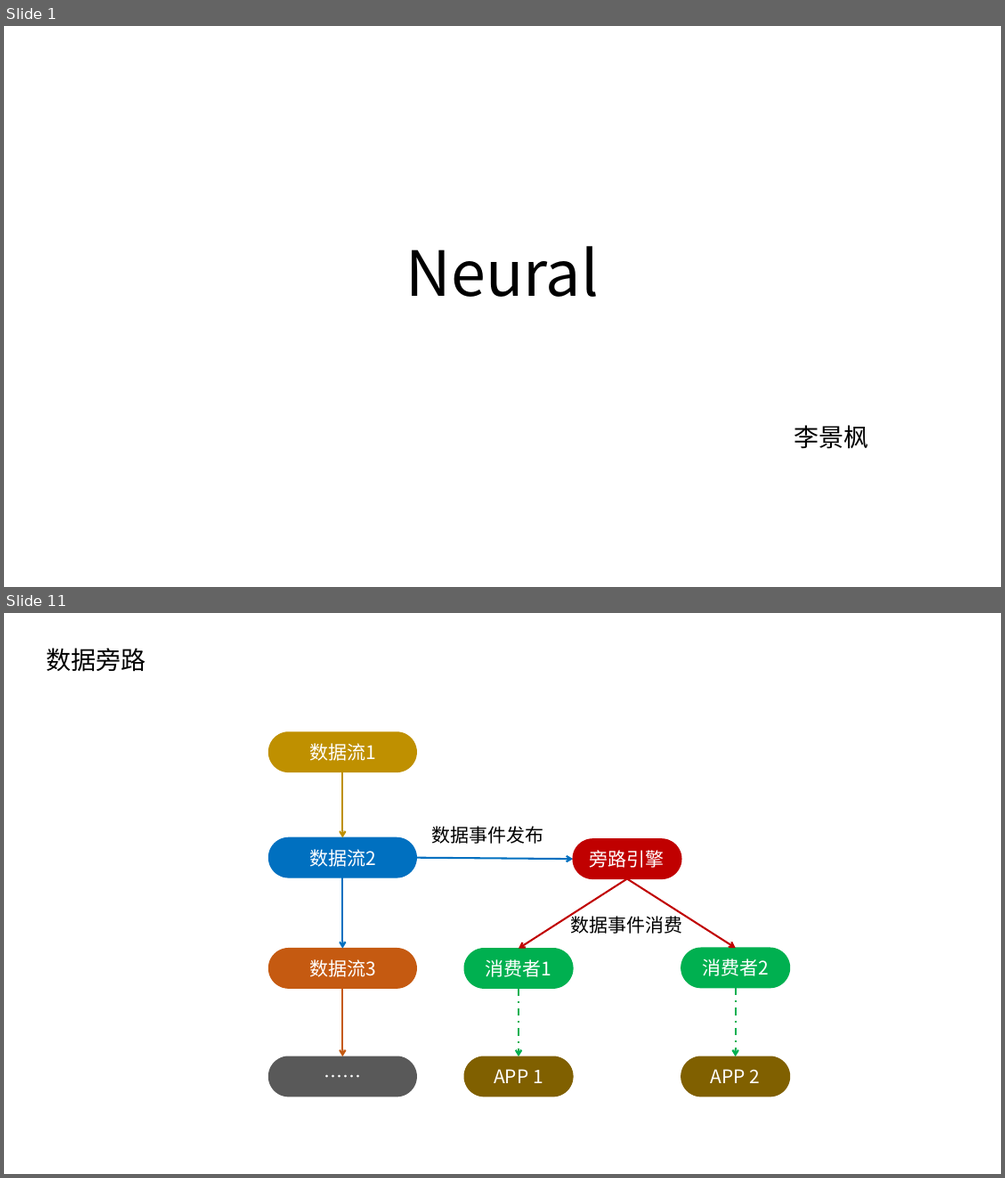
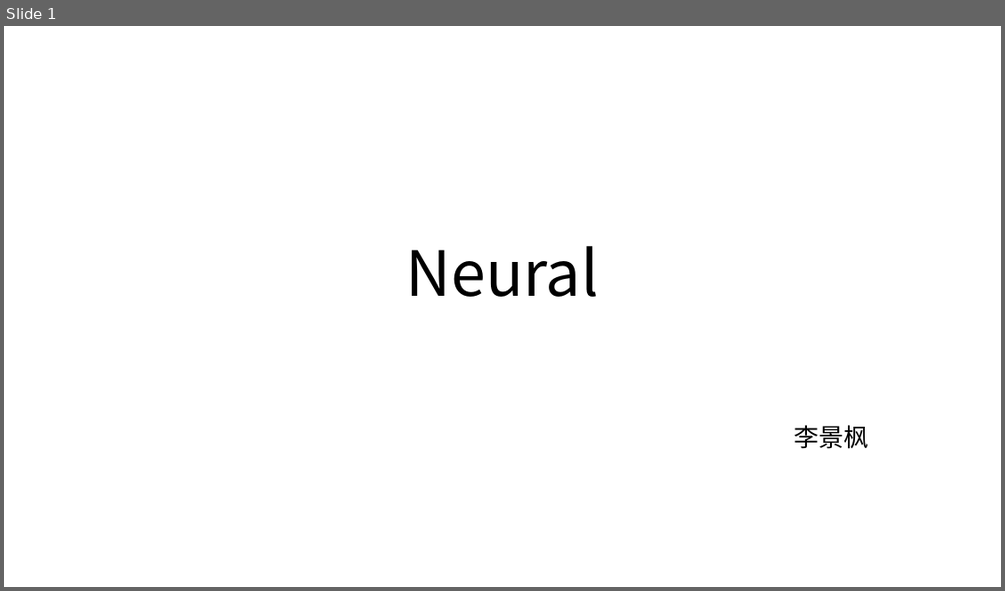
Before and after one commit to Joypigg/neural, a slide deck: docs/Neural.pptx. Shown one above the other, each under a label of ours: slides 1 and 11 before the commit, slide 1 after it; the slides between them are not shown. The pictures are 1005x1178 and 1005x591 pixels, drawn with LibreOffice and Linux fonts; fonts in the diff are those of the drawing. Boxes give left, top, right and bottom in pixels: in the first picture for what was removed or moved away, otherwise in the second. Text is boxed around its words. In the diff, an @@ line names an element or a change of style, - is before the commit and + after.

```diff
--- a/docs/Neural.pptx
+++ b/docs/Neural.pptx
@@ slide 11 removed at box(4, 613, 1001, 1174), background #FFFFFF @@
@@ title removed at box(47, 648, 146, 672) @@
-数据旁路
@@ rounded rectangle removed at box(268, 732, 417, 771) @@
-数据流1
@@ arrow removed from (343, 772) to (343, 837) @@
@@ text removed at box(431, 826, 543, 844) @@
-数据事件发布
@@ rounded rectangle removed at box(268, 837, 417, 877) @@
-数据流2
@@ rounded rectangle removed at box(573, 839, 681, 878) @@
-旁路引擎
@@ arrow removed from (343, 877) to (343, 948) @@
@@ arrow removed from (417, 858) to (573, 859) @@
@@ arrow removed from (627, 878) to (518, 948) @@
@@ arrow removed from (627, 878) to (736, 948) @@
@@ text removed at box(571, 913, 683, 933) @@
-数据事件消费
@@ rounded rectangle removed at box(268, 948, 417, 988) @@
-数据流3
@@ rounded rectangle removed at box(465, 948, 573, 988) @@
-消费者1
@@ rounded rectangle removed at box(681, 948, 790, 988) @@
-消费者2
@@ arrow removed from (343, 989) to (343, 1056) @@
@@ arrow removed from (518, 989) to (518, 1056) @@
@@ arrow removed from (736, 988) to (736, 1056) @@
@@ rounded rectangle removed at box(268, 1056, 417, 1096) @@
-……
@@ rounded rectangle removed at box(465, 1056, 573, 1096) @@
-APP 1
@@ rounded rectangle removed at box(681, 1056, 790, 1096) @@
-APP 2
```
Also in this commit, not shown: 2 slides changed, 5 slides added, 10 other slides removed, 2 other files.
